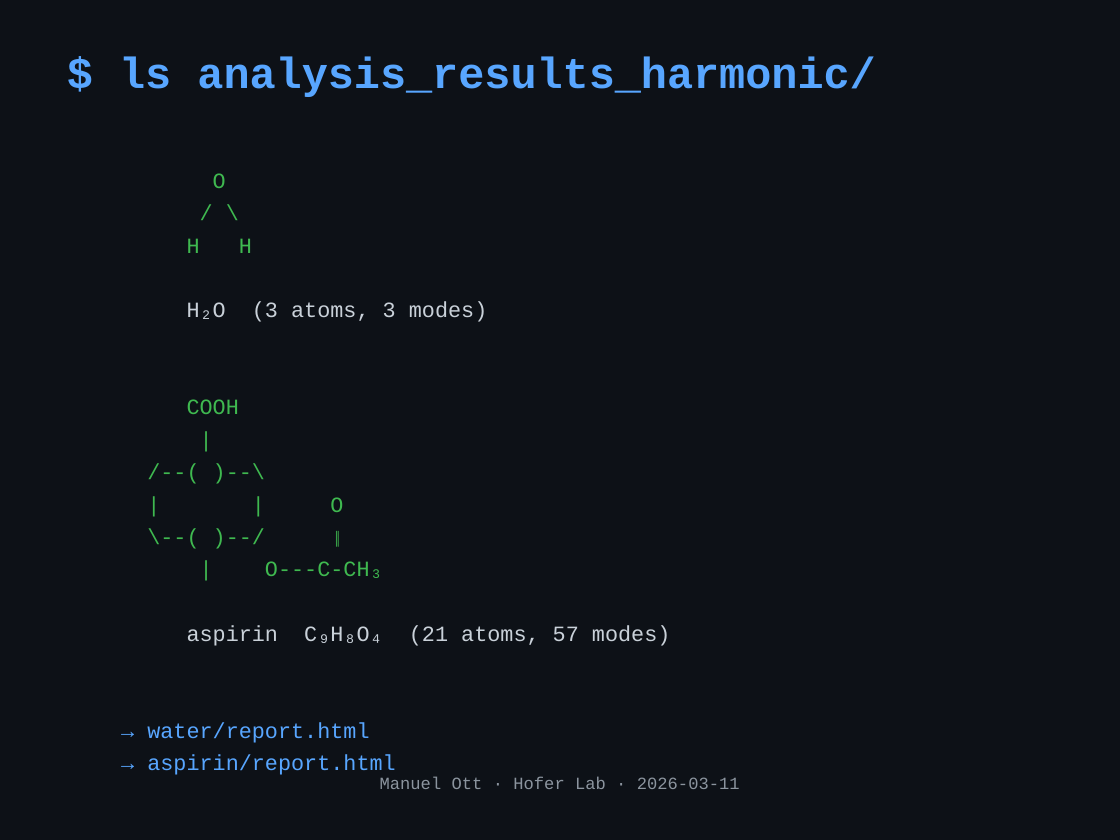
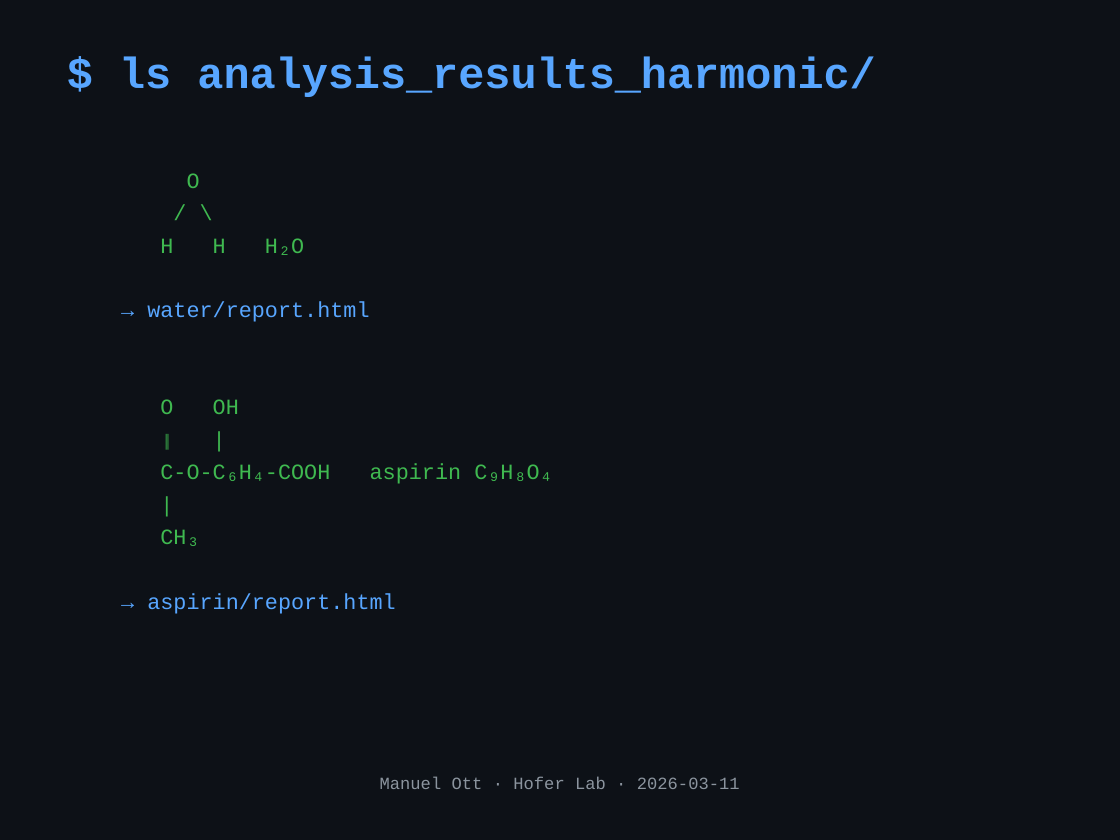
Before and after one commit to mott91/mace_gaussian_interface, a slide deck: slide 8 of presentation/presentation_v2.pptx. Drawn at 1120x840 pixels with LibreOffice and Linux fonts; fonts in the diff are those of the drawing. Boxes give left, top, right and bottom in pixels: in the first picture for what was removed or moved away, otherwise in the second. Text is boxed around its words. In the diff, an @@ line names an element or a change of style, - is before the commit and + after.

```diff
--- a/presentation/presentation_v2.pptx
+++ b/presentation/presentation_v2.pptx
@@ text at <box>147,238,552,484</box>: text changed; text colour #C9D1D9 to #3FB950 @@
-H H
-H₂O (3 atoms, 3 modes)
-COOH
+H H H₂O
+→ water/report.html
+O OH
+‖ |
+C-O-C₆H₄-COOH aspirin C₉H₈O₄
@@ text at <box>147,497,383,743</box>: text changed @@
-/--( )--\
-| | O
-\--( )--/ ‖
-| O---C-CH₃
-aspirin C₉H₈O₄ (21 atoms, 57 modes)
-→ water/report.html
+CH₃
```
Also in this commit, not shown: 1 other file.
